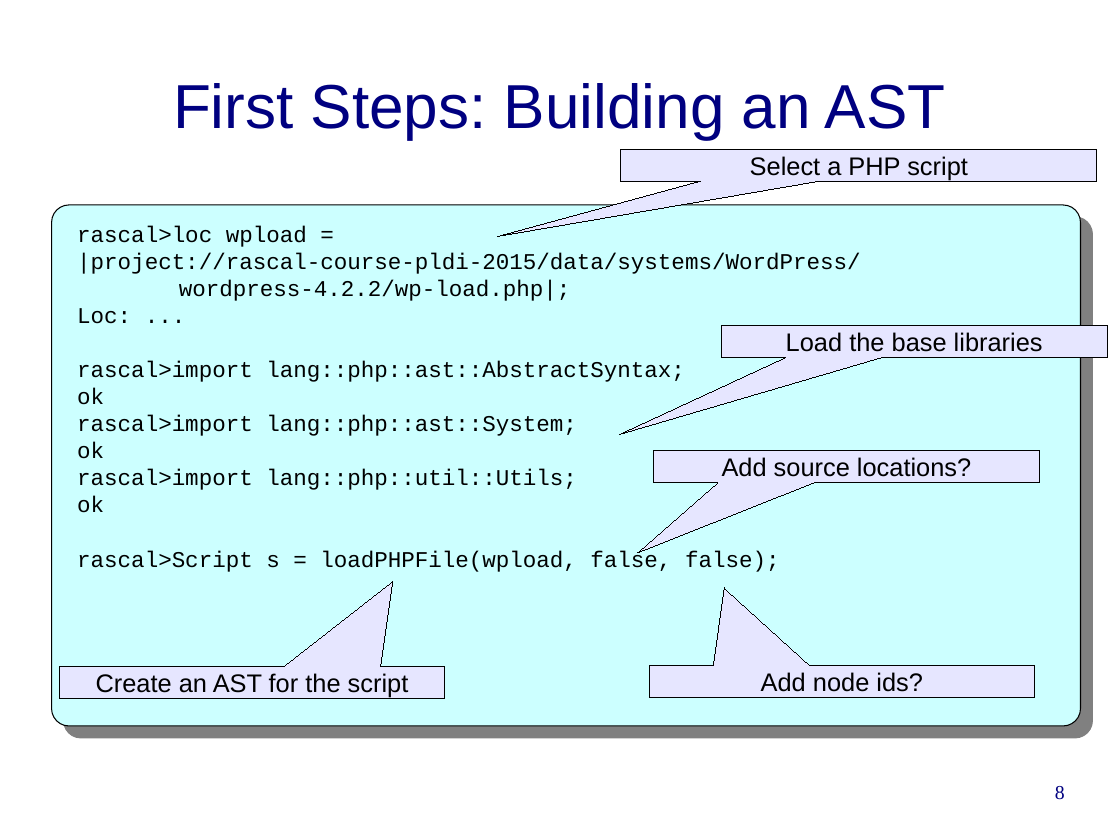
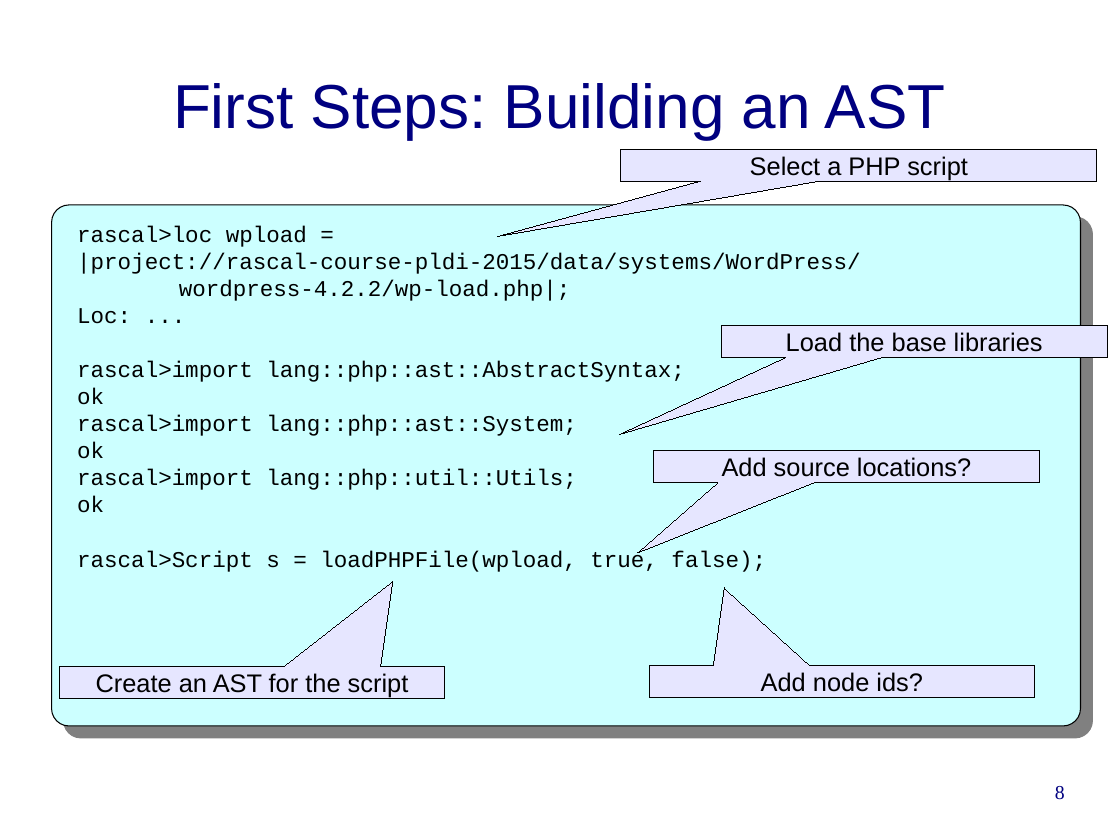
Before and after one commit to cwi-swat/rascal-course-pldi-2015, a slide deck: slide 8 of presentations/PHP-analysis.odp. Drawn at 1120x840 pixels with LibreOffice and Linux fonts; fonts in the diff are those of the drawing; background and template pictures are left out. Boxes give left, top, right and bottom in pixels: in the first picture for what was removed or moved away, otherwise in the second. Text is boxed around its words. In the diff, an @@ line names an element or a change of style, - is before the commit and + after.

```diff
--- a/presentations/PHP-analysis.odp
+++ b/presentations/PHP-analysis.odp
@@ text at [77,550,766,572]: text changed @@
-rascal>Script s = loadPHPFile(wpload, false, false);
+rascal>Script s = loadPHPFile(wpload, true, false);
```
Also in this commit, not shown: 9 other slides changed, 2 slides added, 6 slides removed, 2 other files.
